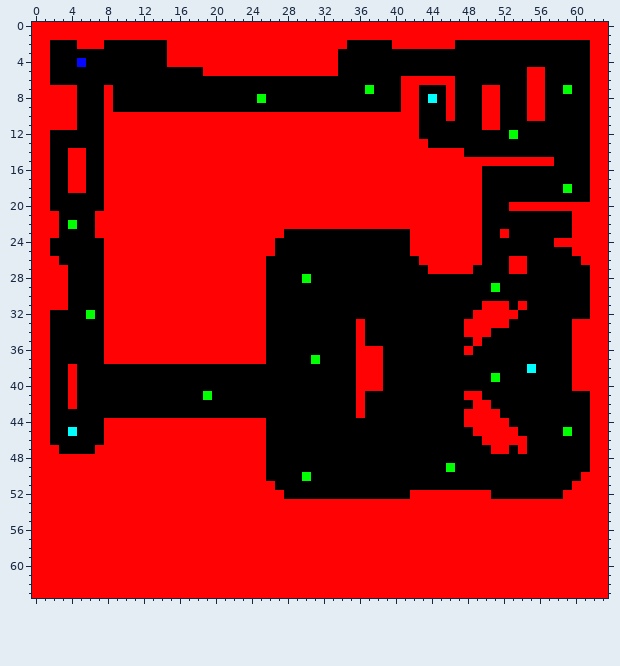
Two versions of one pixel-art sprite, APCompSciAProj/res/game_level.png. Above is the file before it was changed.
The file is 64x64 pixels. Colours within 5 levels of each other are drawn and written as one.
Now the later version:
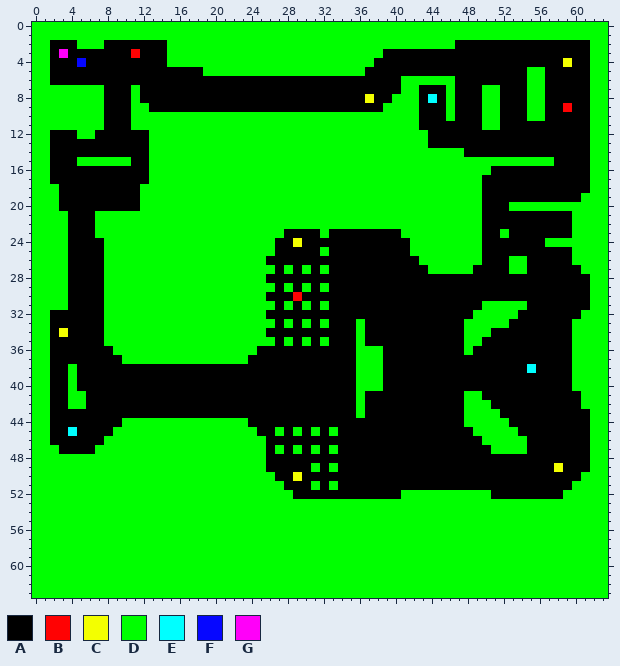
Palette (. is transparent): A #000000  B #ff0203  C #f3ff00  D #00ff00  E #00ffff  F #0607ff  G #ff00f9
Change:
Changed rows in their new state; - is an unchanged pixel.
first column x 0:
 0 DDDDDDDDDDDDDDDDDDDDDDDDDDDDDDDDDDDDDDDDDDDDDDDDDDDDDDDDDDDDDDDD
 1 DDDDDDDDDDDDDDDDDDDDDDDDDDDDDDDDDDDDDDDDDDDDDDDDDDDDDDDDDDDDDDDD
 2 DD---DDD-------DDDDDDDDDDDDDDDDDDDDDDDDDDDDDDDD---------------DD
 3 DD-G-------B---DDDDDDDDDDDDDDDDDDDDDDDD-----------------------DD
 4 DD-------------DDDDDDDDDDDDDDDDDDDDDDD---------------------C--DD
 5 DD-----------------DDDDDDDDDDDDDDDDDD------------------DD-----DD
 6 DD---------------------------------------DDDDDD--------DD-----DD
 7 DDDDDDDDA--D-------------------------A---DD---D---DD---DD--A--DD
 8 DDDDDDDDA--D-------------A-----------C--DDD---D---DD---DD-----DD
 9 DDDDDDDDA--DD--------------------------DDDD---D---DD---DD--B--DD
10 DDDDDDDDAAADDDDDDDDDDDDDDDDDDDDDDDDDDDDDDDD---D---DD---DD-----DD
11 DDDDDDDDAAADDDDDDDDDDDDDDDDDDDDDDDDDDDDDDDD-------DD----------DD
12 DD---DD-AAAAADDDDDDDDDDDDDDDDDDDDDDDDDDDDDDD---------A--------DD
13 DD------AAAAADDDDDDDDDDDDDDDDDDDDDDDDDDDDDDD------------------DD
14 DD--AA--AAAAADDDDDDDDDDDDDDDDDDDDDDDDDDDDDDDDDDD--------------DD
15 DD--ADDDDDDAADDDDDDDDDDDDDDDDDDDDDDDDDDDDDDDDDDDDDDDDDDDDD----DD
16 DD--AA--AAAAADDDDDDDDDDDDDDDDDDDDDDDDDDDDDDDDDDDDDD-----------DD
17 DD--AA--AAAAADDDDDDDDDDDDDDDDDDDDDDDDDDDDDDDDDDDDD------------DD
18 DDD-AA--AAAADDDDDDDDDDDDDDDDDDDDDDDDDDDDDDDDDDDDDD---------A--DD
19 DDD-----AAAADDDDDDDDDDDDDDDDDDDDDDDDDDDDDDDDDDDDDD-----------DDD
20 DDD-----AAAADDDDDDDDDDDDDDDDDDDDDDDDDDDDDDDDDDDDDD---DDDDDDDDDDD
21 DDDD---DDDDDDDDDDDDDDDDDDDDDDDDDDDDDDDDDDDDDDDDDDD----------DDDD
22 DDDDA--DDDDDDDDDDDDDDDDDDDDDDDDDDDDDDDDDDDDDDDDDDD----------DDDD
23 DDDD---DDDDDDDDDDDDDDDDDDDDD----D--------DDDDDDDDD--D-------DDDD
24 DDDD----DDDDDDDDDDDDDDDDDDD--C------------DDDDDDDD-------DDDDDDD
25 DDDD----DDDDDDDDDDDDDDDDDDD-----D---------DDDDDDDD----------DDDD
26 DDDD----DDDDDDDDDDDDDDDDDD-----------------DDDDDDD---DD-----DDDD
27 DDDD----DDDDDDDDDDDDDDDDDDD-D-D-D-----------DDDDD----DD------DDD
28 DDDD----DDDDDDDDDDDDDDDDDD----A-------------------------------DD
29 DDDD----DDDDDDDDDDDDDDDDDDD-D-D-D------------------A----------DD
30 DDDD----DDDDDDDDDDDDDDDDDD---B--------------------------------DD
31 DDDD----DDDDDDDDDDDDDDDDDDD-D-D-D-----------------DDDDD-------DD
32 DD----A-DDDDDDDDDDDDDDDDDD-----------------------DDDDD-------DDD
33 DD------DDDDDDDDDDDDDDDDDDD-D-D-D---D-----------DDDDD-------DDDD
34 DD-C----DDDDDDDDDDDDDDDDDD----------D-----------DDD---------DDDD
35 DD------DDDDDDDDDDDDDDDDDDD-D-D-D---D-----------DD----------DDDD
36 DD------ADDDDDDDDDDDDDDDDA----------DDD---------D-----------DDDD
37 DD------AADDDDDDDDDDDDDDAA-----A----DDD---------------------DDDD
38 DD--D-------------------------------DDD---------------------DDDD
39 DD--D-------------------------------DDD------------A--------DDDD
40 DD--D-------------------------------DDD---------------------DDDD
41 DD--DD-------------A----------------D-----------DD-----------DDD
42 DD--DD------------------------------D-----------DDD----------DDD
43 DD----------------------------------D-----------DDDD----------DD
44 DD------AADDDDDDDDDDDDDDAA----------------------DDDDD---------DD
45 DD------ADDDDDDDDDDDDDDDDA-D-D-D-D---------------DDDDD-----A--DD
46 DD------DDDDDDDDDDDDDDDDDD------------------------DDDDD-------DD
47 DDD----DDDDDDDDDDDDDDDDDDD-D-D-D-D-----------------DDDD-------DD
48 DDDDDDDDDDDDDDDDDDDDDDDDDD------------------------------------DD
49 DDDDDDDDDDDDDDDDDDDDDDDDDD-----D-D------------A-----------C---DD
50 DDDDDDDDDDDDDDDDDDDDDDDDDDD--CA------------------------------DDD
51 DDDDDDDDDDDDDDDDDDDDDDDDDDDD---D-D--------------------------DDDD
52 DDDDDDDDDDDDDDDDDDDDDDDDDDDDD------------DDDDDDDDDD--------DDDDD
53 DDDDDDDDDDDDDDDDDDDDDDDDDDDDDDDDDDDDDDDDDDDDDDDDDDDDDDDDDDDDDDDD
54 DDDDDDDDDDDDDDDDDDDDDDDDDDDDDDDDDDDDDDDDDDDDDDDDDDDDDDDDDDDDDDDD
55 DDDDDDDDDDDDDDDDDDDDDDDDDDDDDDDDDDDDDDDDDDDDDDDDDDDDDDDDDDDDDDDD
56 DDDDDDDDDDDDDDDDDDDDDDDDDDDDDDDDDDDDDDDDDDDDDDDDDDDDDDDDDDDDDDDD
57 DDDDDDDDDDDDDDDDDDDDDDDDDDDDDDDDDDDDDDDDDDDDDDDDDDDDDDDDDDDDDDDD
58 DDDDDDDDDDDDDDDDDDDDDDDDDDDDDDDDDDDDDDDDDDDDDDDDDDDDDDDDDDDDDDDD
59 DDDDDDDDDDDDDDDDDDDDDDDDDDDDDDDDDDDDDDDDDDDDDDDDDDDDDDDDDDDDDDDD
60 DDDDDDDDDDDDDDDDDDDDDDDDDDDDDDDDDDDDDDDDDDDDDDDDDDDDDDDDDDDDDDDD
61 DDDDDDDDDDDDDDDDDDDDDDDDDDDDDDDDDDDDDDDDDDDDDDDDDDDDDDDDDDDDDDDD
62 DDDDDDDDDDDDDDDDDDDDDDDDDDDDDDDDDDDDDDDDDDDDDDDDDDDDDDDDDDDDDDDD
63 DDDDDDDDDDDDDDDDDDDDDDDDDDDDDDDDDDDDDDDDDDDDDDDDDDDDDDDDDDDDDDDD
